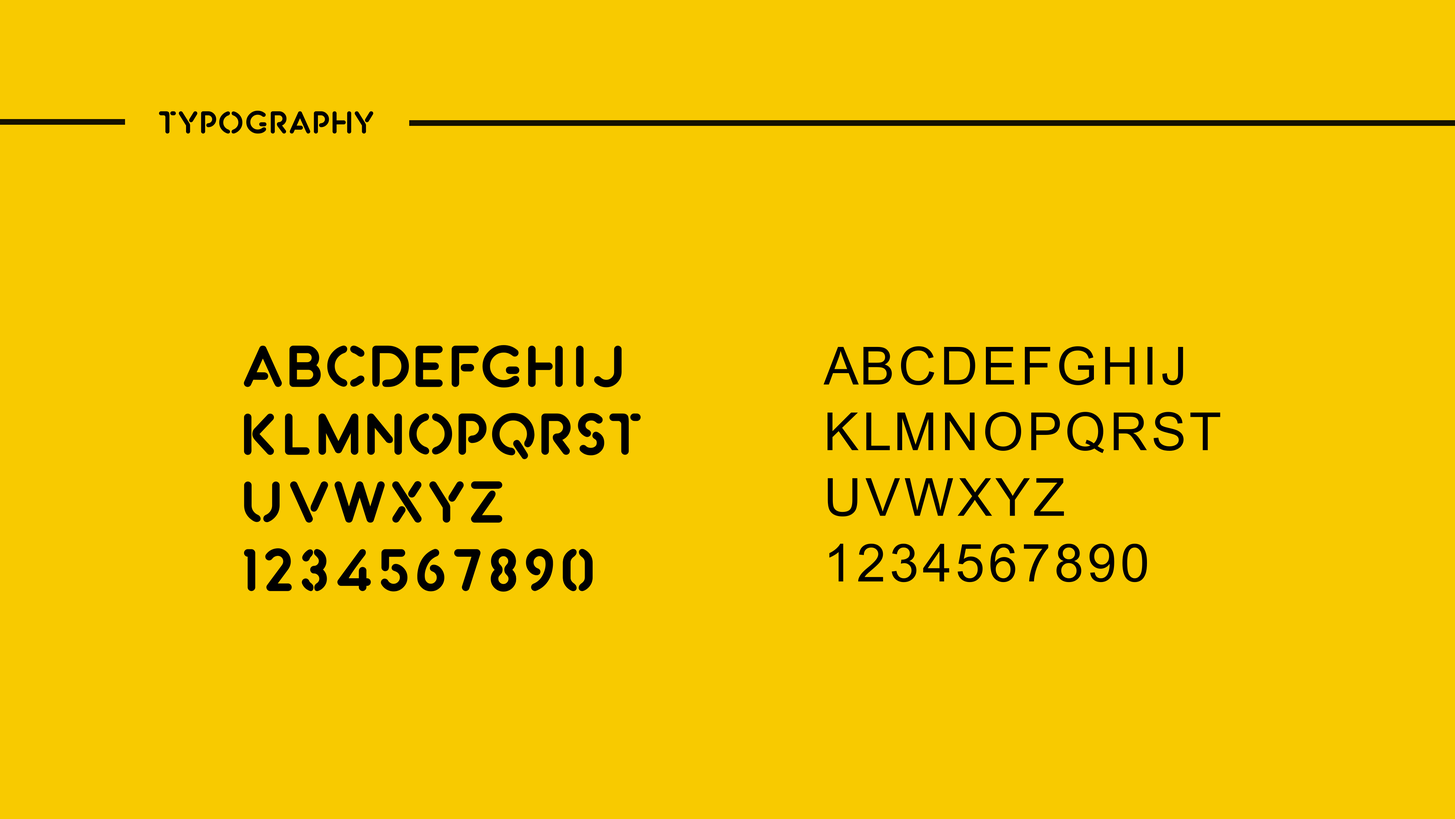
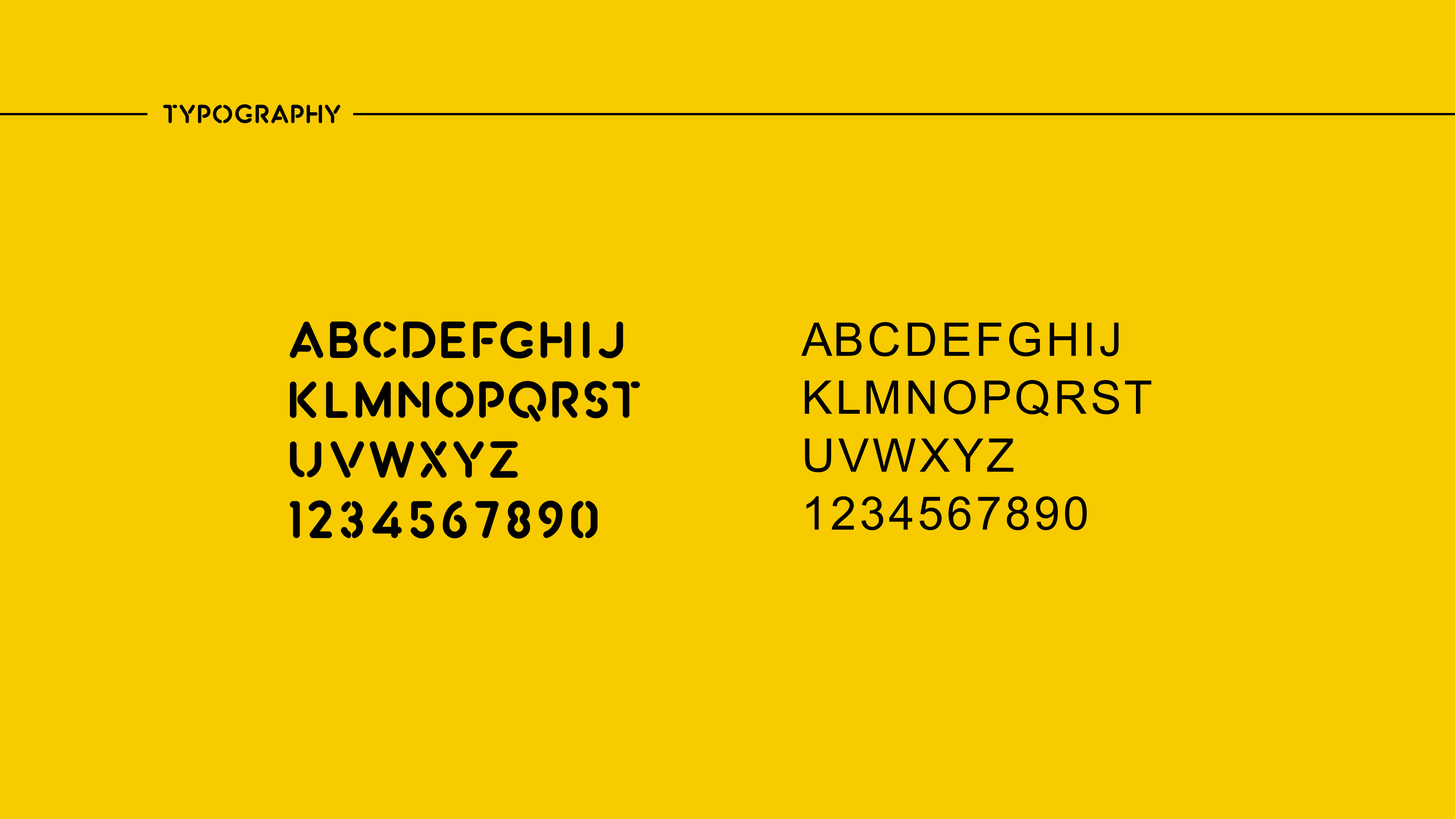
Two versions of the same layered image (1455×819). Layer-by-layer changes:
removed layer "p.svg #1" over [0, 110, 1455, 134]
added layer "p.svg #4" above "Копия Вставленный слой" over [162, 104, 341, 124]
added layer "Копия Вставленный слой" above "Слой" over [0, 112, 148, 116]
added layer "Слой" above "myfonts.svg #1" over [353, 112, 1455, 116]
renamed "myfonts.svg" to "myfonts.svg #1", painted on it over [243, 320, 1221, 592]
